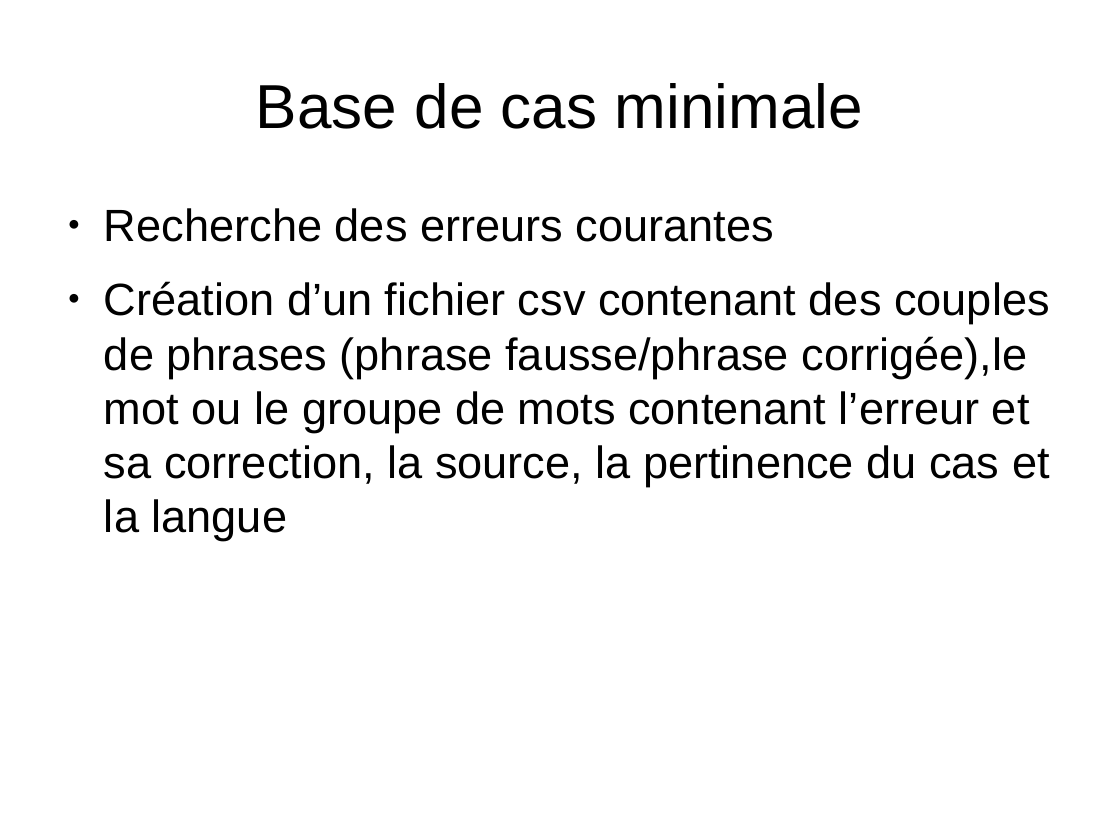
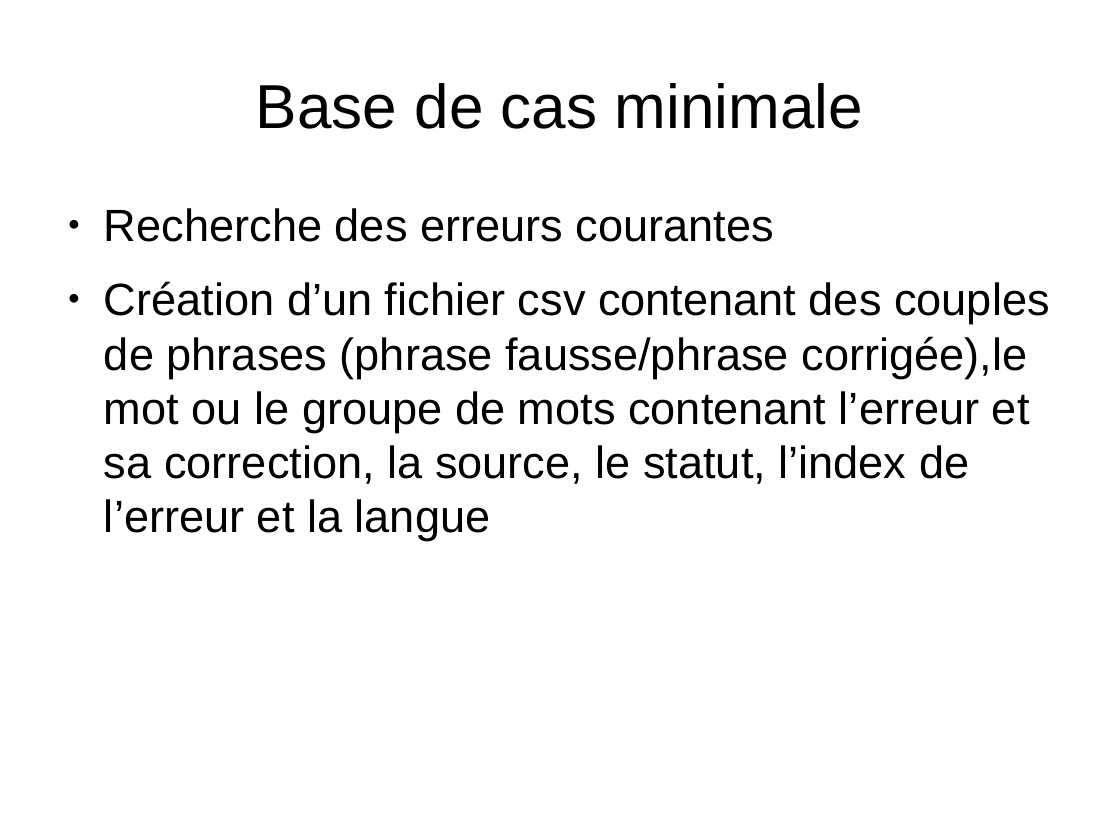
Before and after one commit to Sle3pingForest/StageL3, a slide deck: slide 3 of RapportDamien/presentation.odp (slide 2 before the commit). Drawn at 1120x840 pixels with LibreOffice and Linux fonts; fonts in the diff are those of the drawing. Boxes give left, top, right and bottom in pixels: in the first picture for what was removed or moved away, otherwise in the second. Text is boxed around its words. In the diff, an @@ line names an element or a change of style, - is before the commit and + after.

```diff
--- a/RapportDamien/presentation.odp
+++ b/RapportDamien/presentation.odp
@@ text at (104, 281, 1050, 541): text changed @@
-● Création d’un fichier csv contenant des couples de phrases (phrase fausse/phrase corrigée),le mot ou le groupe de mots contenant l’erreur et sa correction, la source, la pertinence du cas et la langue
+● Création d’un fichier csv contenant des couples de phrases (phrase fausse/phrase corrigée),le mot ou le groupe de mots contenant l’erreur et sa correction, la source, le statut, l’index de l’erreur et la langue
```
Also in this commit, not shown: 4 other slides changed, 2 slides added, 2 other files.
